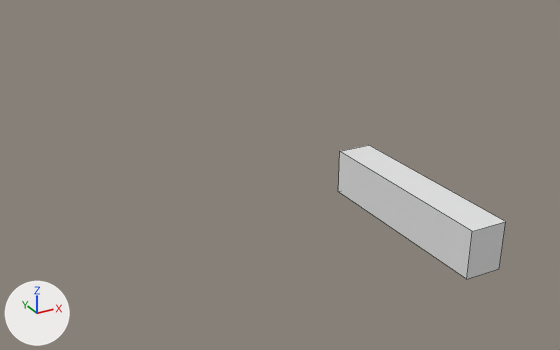
Renders of the Blender file blender_models/maze.blend from each side of a commit.
Camera for both pictures: a camera (50 mm lens) standing at (-23.5, -24.0, 18.9) and looking at (-3.3, 12.7, 0.5). Every picture has the same lights, and +X, +Y and +Z are marked at lower left. Mesh edges are drawn as thin lines.
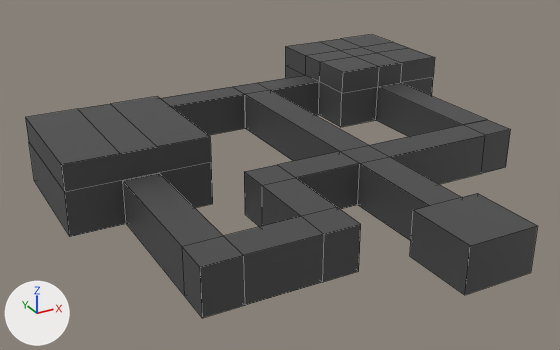
Where the change shows, as pixel boxes [x1, y1, x2, y2] in the pictures (560 x 350 px):
'Cube', reshaped (205% wider, 111% taller): before [338, 145, 505, 279]; after [26, 34, 538, 318]

What the commit changed:
Material 'tesxt' (mat_tesxt) is new.
Its base color is (0.0668, 0.0668, 0.0668) (dark grey #494949).
me_cube is used by ob_cube; location (0.0, 0.0, 0.0).
me_cube had 8 vertices, 6 faces and spanned x -1.0..1.0, y -1.0..10.0, z 0.0..2.5.
me_cube now has 144 vertices, 135 faces and spans x -16.0..13.0, y -2.0..27.0, z 0.0..4.0.
Part 1, on me_cube:
4 vertices are removed from x -1.0..1.0, y -1.0, z 0.0..2.5.
6 faces are deleted.
96 vertices are added at x -16.0..10.0, y -2.0..27.0, z 0.0..4.0.
5 new vertices lie (3.0, 0.0, 0.0) away from vertices in x -11.0..10.0, y 12.0..24.0, z 0.0..2.5.
6 new vertices lie (0.0, 3.0, 0.0) away from vertices in x 5.0..13.0, y 19.0..24.0, z 0.0..2.5.
7 new vertices lie (0.0, 0.0, 1.5) away from vertices in x 5.0..13.0, y 19.0..27.0, z 2.5.
5 new vertices lie (-3.0, 0.0, 0.0) away from vertices in x -13.0..13.0, y 12.0..22.0, z 0.0..4.0.
5 new vertices lie (0.0, 2.0, 0.0) away from vertices in x 10.0..13.0, y 22.0, z 0.0..4.0.
6 new vertices lie (0.0, 3.0, 0.0) away from vertices in x 8.0..13.0, y 19.0..24.0, z 0.0..4.0.
5 new vertices lie (0.0, 0.0, 1.5) away from vertices in x -16.0..8.0, y 12.0..27.0, z 2.5.
5 new vertices lie (3.0, 0.0, 0.0) away from vertices in x -16.0..5.0, y 12.0..24.0, z 0.0..4.0.
135 new faces join them.
me_cube now uses material mat_tesxt (dark grey #494949).
